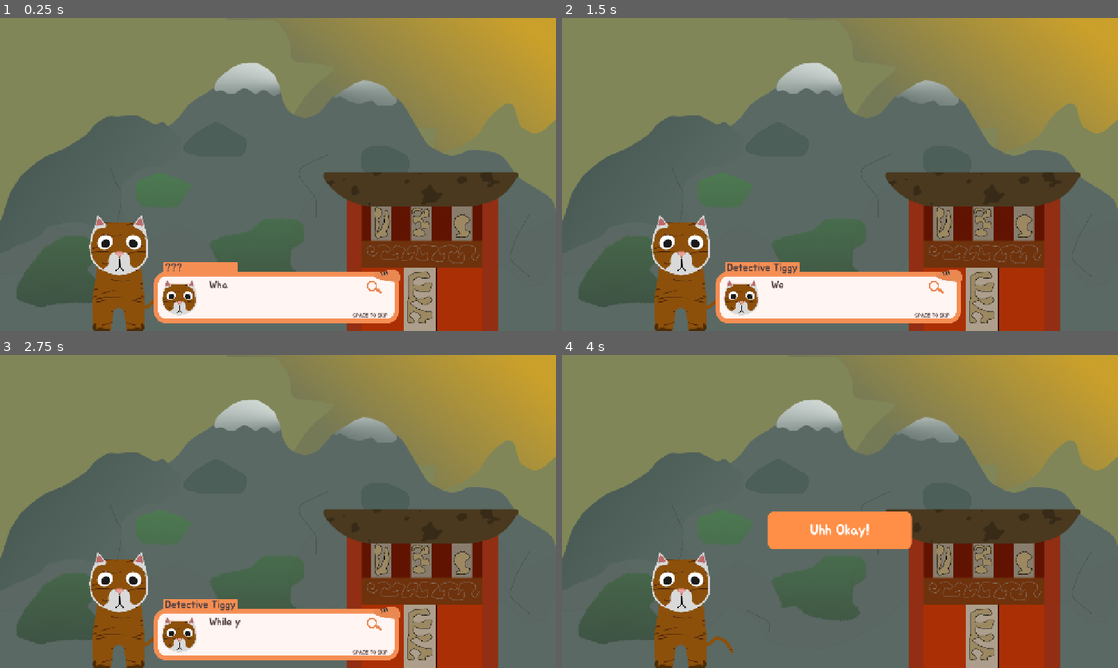
Above: before the commit, frames 1-4 (two rows, left to right).
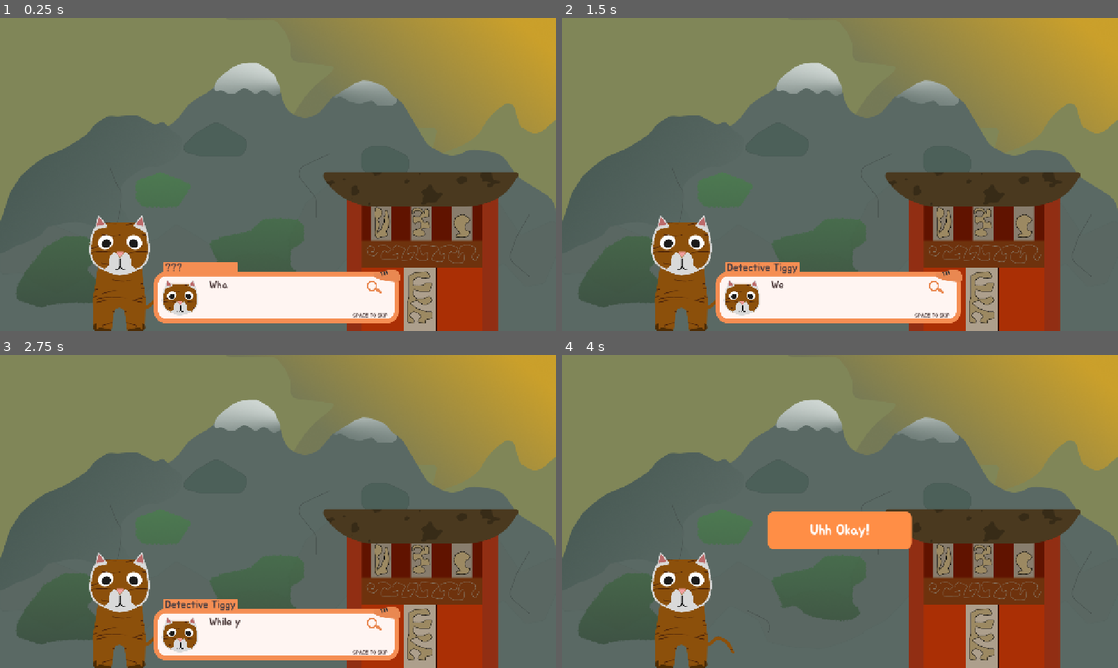
Above: after the commit, the same moments.

Repository: justvishy12/Detective-Tiggy
Game: Godot game, scene res://scenes/starting scene.tscn
Two runs of this game, one before a commit and one after it. Both use one fixed random seed, a clock stepped at 60 frames per second and the inputs below. The project has no main scene, so this scene is started directly.
Inputs (mouse positions are in pixels of both pictures, inside the frame that each line leads up to):
- Up to frame 1 (0.25 s): no input
- Up to frame 2 (1.5 s): tap Enter (ui_accept) at 0.5, 0.77 s; move the mouse to (962, 158) at 0.52 s; hold Right 0.53-1.25 s; tap Alt at 0.6 s; click (962, 158) at 0.67 s; click "Just exploring" at 1.25 s
- Up to frame 3 (2.75 s): tap Enter (ui_accept) at 2, 2.27 s; move the mouse to (166, 527) at 2.02 s; hold Down from 2.03 s (still down); tap Shift at 2.1 s
- Up to frame 4 (4 s): move the mouse to (895, 442) at 2.77 s; release Down at 2.78 s; hold Right 2.78-3.53 s; tap Alt at 2.85 s; tap Enter (ui_accept) at 3.5, 3.77 s; move the mouse to (812, 574) at 3.52 s; hold Up from 3.53 s (still down); tap Shift at 3.6 s; click (812, 574) at 3.67 s

The runs differ from the first frame. In frame 1, 0.6% of the frame differs, in the area x 16-36%, y 63-100%; in frame 2, 0.6%; in frame 3, 0.6%; in frame 4, 0.5%.

Commit message:
start of room 1
Starting the creation of room 1 which introduces the first mystery for the continuation of the game.

Diff:
--- /dev/null
+++ b/tigy-moves/scenes/room1.tscn
@@ -0,0 +1,9 @@
+[gd_scene format=3 uid="uid://bb5nteqbgqyih"]
+
+[ext_resource type="Texture2D" uid="uid://cbgyd5ynta8xv" path="res://assets/room1.png" id="1_5xnpp"]
+
+[node name="Node2D" type="Node2D" unique_id=1011711845]
+
+[node name="Room1" type="Sprite2D" parent="." unique_id=327741877]
+position = Vector2(640, 360)
+texture = ExtResource("1_5xnpp")
--- a/tigy-moves/scripts/loading.gd
+++ b/tigy-moves/scripts/loading.gd
@@ -57,12 +57,24 @@
 
 
 func _on_reset_1_pressed() -> void:
-	pass # Replace with function body.
+	SaveManager.delete_save(1)
+	refresh_slots()
+	$Loading/Save1/Thumbnail.texture = load("res://assets/txture plc holder.png")
+	$Loading/Save1/HBoxContainer/date.text = "xx/xx/xxxx"
+	$Loading/Save1/HBoxContainer/time.text = "xx:xx"
 
 
 func _on_reset_2_pressed() -> void:
-	pass # Replace with function body.
+	SaveManager.delete_save(2)
+	refresh_slots()
+	$Loading/Save1/Thumbnail.texture = load("res://assets/txture plc holder.png")
+	$Loading/Save1/HBoxContainer/date.text = "xx/xx/xxxx"
+	$Loading/Save1/HBoxContainer/time.text = "xx:xx"
 
 
 func _on_reset_3_pressed() -> void:
-	pass # Replace with function body.
+	SaveManager.delete_save(3)
+	refresh_slots()
+	$Loading/Save1/Thumbnail.texture = load("res://assets/txture plc holder.png")
+	$Loading/Save1/HBoxContainer/date.text = "xx/xx/xxxx"
+	$Loading/Save1/HBoxContainer/time.text = "xx:xx"
--- a/tigy-moves/scripts/starting_scene.gd
+++ b/tigy-moves/scripts/starting_scene.gd
@@ -101,6 +101,7 @@
 	if dialogue_index == 4:
 		$AnimationPlayer.play("fade out")
 		SaveManager.introduction = true
+		SaveManager.save_game(SaveManager.current_slot)
 	dialogue_index += 1
 	show_next_dialogue()
 
Binary file changed: tigy-moves/assets/Tiggy.png
Binary file changed: tigy-moves/assets/headshots/TIGGY FACE.png
Binary file added: tigy-moves/assets/room1.png
Not shown, added: tigy-moves/assets/room1.png.import
